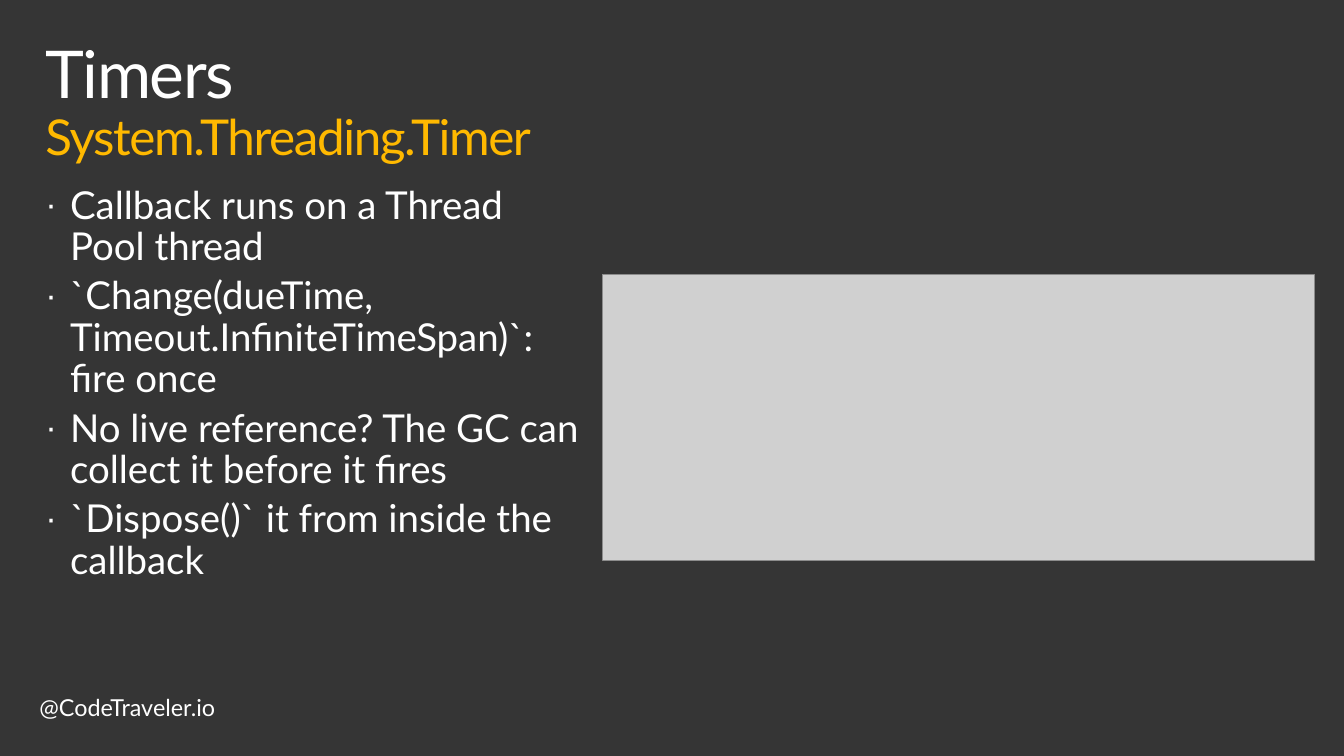
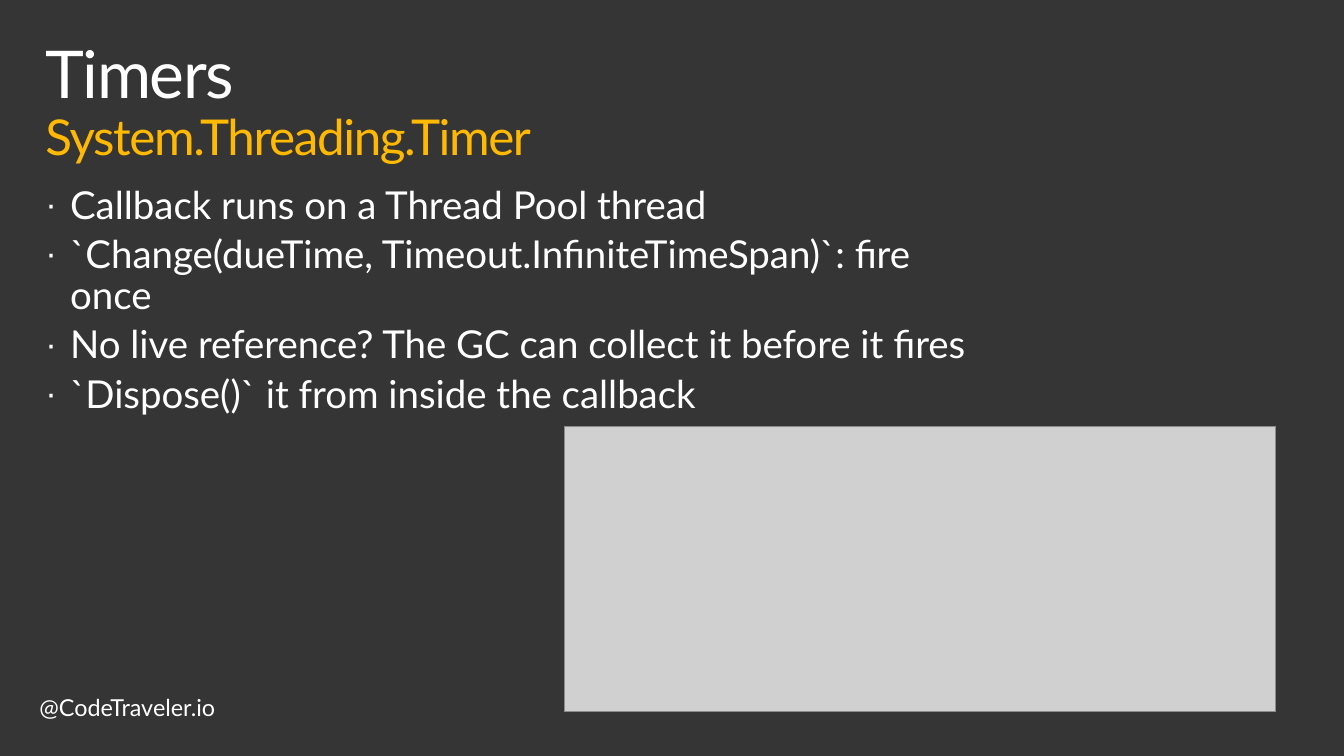
Before and after one commit to TheCodeTraveler/BecomeAnExpertWithAsyncAwait, a slide deck: slide 11 of 4. Creating Custom Implementation of Task/CreatingTaskFromScratch.pptx. Drawn at 1344x756 pixels with LibreOffice and Linux fonts; fonts in the diff are those of the drawing; grey boxes stand for pictures; background and template pictures are left out. Boxes give left, top, right and bottom in pixels: in the first picture for what was removed or moved away, otherwise in the second. Text is boxed around its words. In the diff, an @@ line names an element or a change of style, - is before the commit and + after.

```diff
--- a/4. Creating Custom Implementation of Task/CreatingTaskFromScratch.pptx
+++ b/4. Creating Custom Implementation of Task/CreatingTaskFromScratch.pptx
@@ text "Callback runs on a Thread ..." rewrapped from box(70, 190, 579, 575) to box(70, 190, 965, 415) @@
@@ picture: place and size @@
-picture at box(603, 275, 1314, 560)
+picture at box(564, 427, 1276, 713)
```
Also in this commit, not shown: 4 other slides changed, 1 slide removed, 4 other files.
